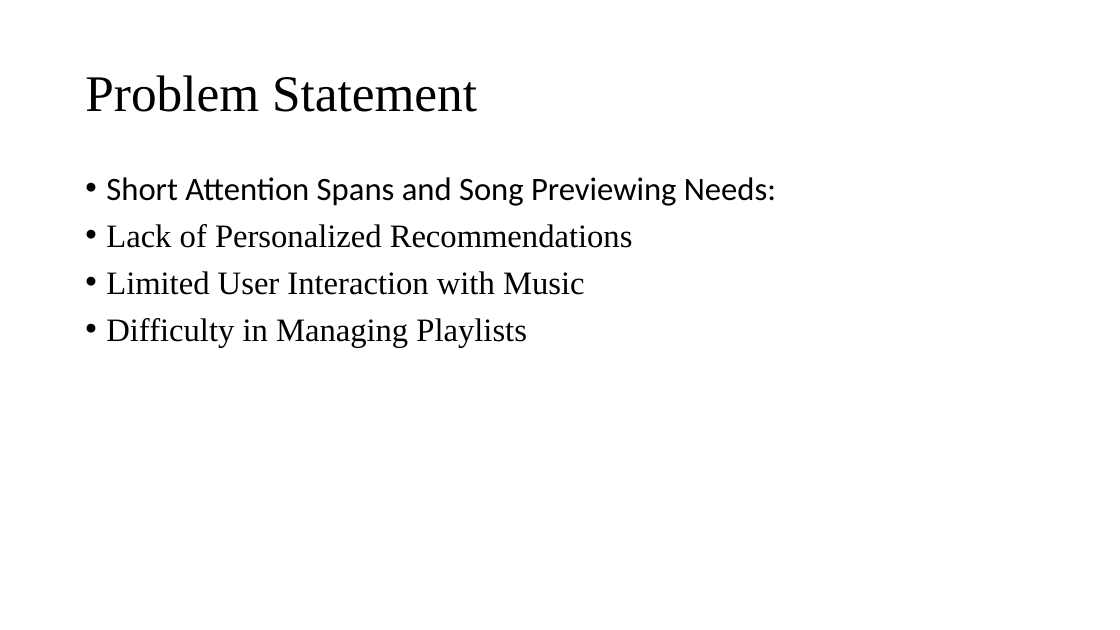
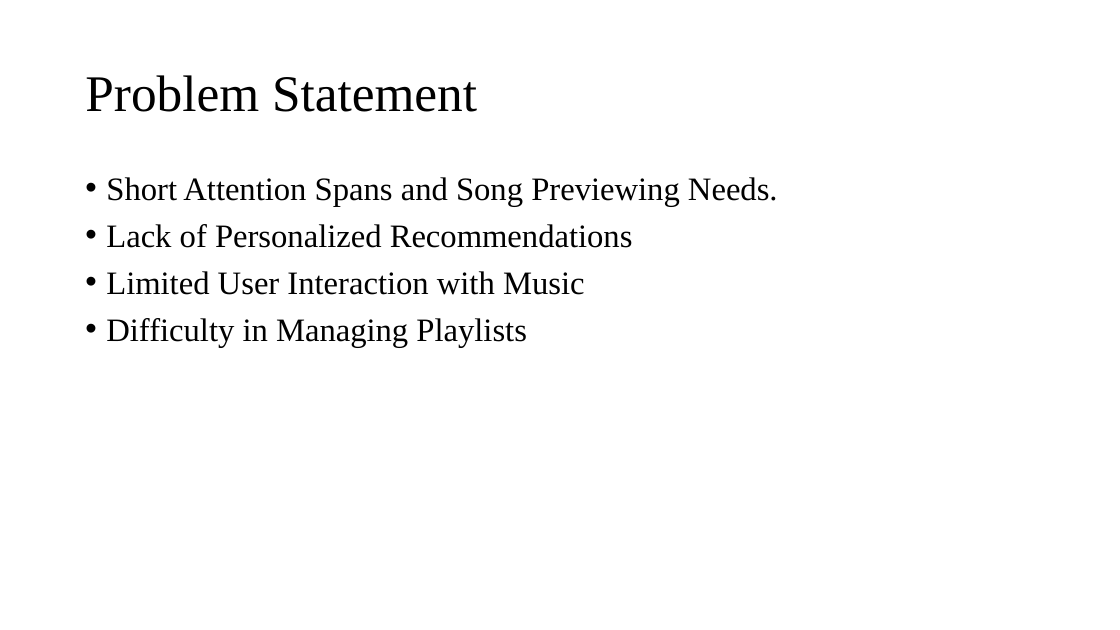
Before and after one commit to Hellsrest/Spotify-clone, a slide deck: slide 3 of proposal-defence/Music-streaming-platform-Project Proposal .pptx. Drawn at 1120x630 pixels with LibreOffice and Linux fonts; fonts in the diff are those of the drawing. Boxes give left, top, right and bottom in pixels: in the first picture for what was removed or moved away, otherwise in the second. Text is boxed around its words. In the diff, an @@ line names an element or a change of style, - is before the commit and + after.

```diff
--- a/proposal-defence/Music-streaming-platform-Project Proposal .pptx
+++ b/proposal-defence/Music-streaming-platform-Project Proposal .pptx
@@ text at <box>106,177,778,206</box>: text changed; font Calibri to Times New Roman @@
-• Short Attention Spans and Song Previewing Needs:
+• Short Attention Spans and Song Previewing Needs.
```
Also in this commit, not shown: 6 other slides changed, 3 slides added, 1 slide removed, 13 other files.
